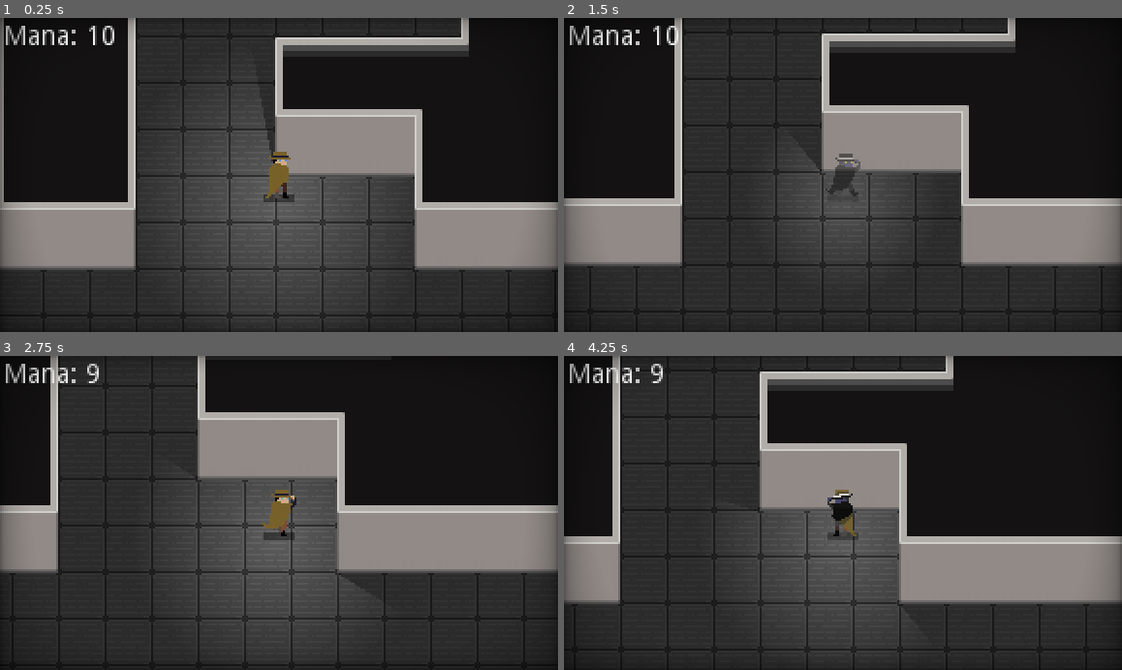
Above: before the commit, frames 1-4 (two rows, left to right).
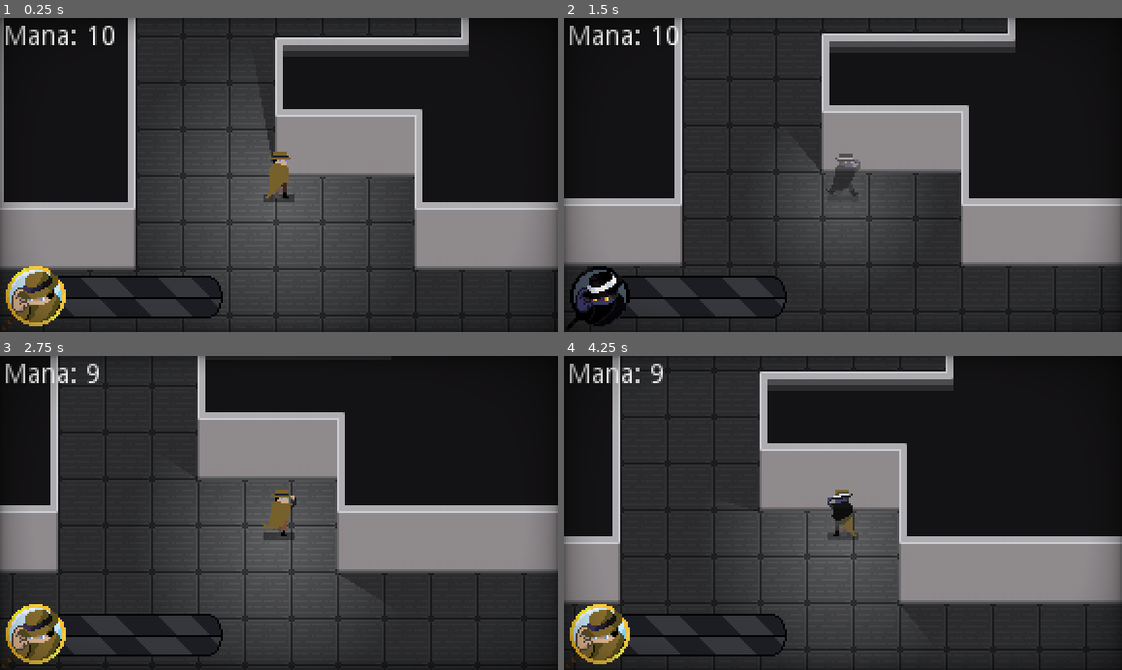
Above: after the commit, the same moments.

Repository: Cabidge/SGD1
Game: Godot game, scene res://assets/Main.tscn
Two runs of this game, one before a commit and one after it. Both use one fixed random seed, a clock stepped at 60 frames per second and the inputs below. The engine's default icon, where the game draws it, is replaced by a stand-in: a white triangle on a blue panel in a dark square.
Inputs (mouse positions are in pixels of both pictures, inside the frame that each line leads up to):
- Up to frame 1 (0.25 s): no input
- Up to frame 2 (1.5 s): tap Enter at 0.5 s; move the mouse to (965, 159) at 0.52 s; hold D (move_right) 0.53-1.28 s; hold Right mouse button (stealth) 0.53-1.28 s; move the mouse to (731, 190) at 1.27 s; hold S (move_down) from 1.28 s (still down); click (731, 190) at 1.35 s
- Up to frame 3 (2.75 s): right-click (167, 528) at 1.55 s; move the mouse to (334, 443) at 2.02 s; release S (move_down) at 2.03 s; hold D (move_right) from 2.03 s (still down); hold Right mouse button (stealth) from 2.03 s (still down)
- Up to frame 4 (4.25 s): move the mouse to (815, 575) at 2.77 s; release D (move_right) at 2.78 s; release Right mouse button (stealth) at 2.78 s; hold W (move_up) 2.78-3.53 s; right-click (815, 575) at 2.85 s; move the mouse to (1010, 560) at 3.52 s; press the mouse at (1010, 560) at 3.53 s; hold A (move_left) from 3.53 s (still down); right-click (1010, 560) at 3.8 s

The runs differ from the first frame. In frame 1, 2.6% of the frame differs, in the area x 0-40%, y 79-100%; in frame 2, 2.1%; in frame 3, 2.4%; in frame 4, 2.5%.

Commit message:
Created vitals bar with transitioning portrait.

Diff:
--- a/Player.gd
+++ b/Player.gd
@@ -2,9 +2,11 @@
 
 signal updated_health(new)
 signal updated_mana(new)
+signal updated_stealth(new)
 
 const MAX_HEALTH = 3
 const MAX_MANA = 10
+
 var health := MAX_HEALTH setget set_health
 var mana := MAX_MANA setget set_mana
 
@@ -19,3 +21,6 @@
 	if new != mana:
 		mana = new
 		emit_signal("updated_mana",mana)
+
+func update_stealth(stealth):
+	emit_signal("updated_stealth",stealth)
--- a/assets/Main.tscn
+++ b/assets/Main.tscn
@@ -1,10 +1,14 @@
-[gd_scene load_steps=40 format=2]
+[gd_scene load_steps=45 format=2]
 
 [ext_resource path="res://assets/player/Player.tscn" type="PackedScene" id=1]
 [ext_resource path="res://assets/tiles/Walls.png" type="Texture" id=2]
 [ext_resource path="res://assets/ui/UI.gd" type="Script" id=3]
 [ext_resource path="res://assets/tiles/Floor.png" type="Texture" id=4]
 [ext_resource path="res://shaders/crt_material.tres" type="Material" id=5]
+[ext_resource path="res://assets/ui/vitals/Portrait1.png" type="Texture" id=6]
+[ext_resource path="res://assets/ui/vitals/Portrait0.png" type="Texture" id=7]
+[ext_resource path="res://assets/ui/vitals/Vitals.gd" type="Script" id=8]
+[ext_resource path="res://assets/ui/vitals/VitalBar0.png" type="Texture" id=9]
 
 [sub_resource type="TileSet" id=1]
 0/name = "Floor.png 0"
@@ -240,6 +244,22 @@
 } ]
 0/z_index = 0
 
+[sub_resource type="Animation" id=35]
+resource_name = "Transition"
+length = 0.4
+tracks/0/type = "value"
+tracks/0/path = NodePath(".:value")
+tracks/0/interp = 1
+tracks/0/loop_wrap = true
+tracks/0/imported = false
+tracks/0/enabled = true
+tracks/0/keys = {
+"times": PoolRealArray( 0, 0.4 ),
+"transitions": PoolRealArray( -3.03143, -3.03143 ),
+"update": 0,
+"values": [ 0.0, 100.0 ]
+}
+
 [node name="Main" type="Node"]
 
 [node name="Floor" type="TileMap" parent="."]
@@ -283,14 +303,47 @@
 "_edit_use_anchors_": false
 }
 
+[node name="Vitals" type="Control" parent="CanvasLayer/UI"]
+margin_left = 1.0
+margin_top = 126.0
+margin_right = 116.0
+margin_bottom = 161.0
+script = ExtResource( 8 )
+
+[node name="Back" type="TextureRect" parent="CanvasLayer/UI/Vitals"]
+margin_left = 28.0
+margin_top = 6.0
+margin_right = 114.0
+margin_bottom = 46.0
+texture = ExtResource( 9 )
+__meta__ = {
+"_edit_use_anchors_": false
+}
+
+[node name="Portrait" type="TextureProgress" parent="CanvasLayer/UI/Vitals"]
+margin_right = 35.0
+margin_bottom = 35.0
+step = 0.01
+texture_under = ExtResource( 7 )
+texture_progress = ExtResource( 6 )
+fill_mode = 7
+radial_initial_angle = 45.0
+__meta__ = {
+"_edit_use_anchors_": false
+}
+
+[node name="AnimationPlayer" type="AnimationPlayer" parent="CanvasLayer/UI/Vitals/Portrait"]
+anims/Transition = SubResource( 35 )
+
 [node name="CRT" type="ColorRect" parent="CanvasLayer"]
 material = ExtResource( 5 )
 margin_right = 288.0
 margin_bottom = 162.0
 mouse_filter = 2
 __meta__ = {
+"_edit_lock_": true,
 "_edit_use_anchors_": false
 }
 
 [node name="ColorModule" type="CanvasModulate" parent="."]
-color = Color( 0.87451, 0.87451, 0.87451, 1 )
+color = Color( 0.862745, 0.87451, 0.913725, 1 )
--- a/assets/player/Player.gd
+++ b/assets/player/Player.gd
@@ -66,6 +66,8 @@
 		light_energy = DEFAULT_ENERGY
 		light_scale = DEFAULT_SCALE
 
+	Player.update_stealth(stealth)
+
 func parry():
 	set_flipped(get_global_mouse_position().x < position.x)
 	set_animation("parry")
--- /dev/null
+++ b/assets/ui/vitals/Vitals.gd
@@ -0,0 +1,12 @@
+extends Control
+
+onready var portrait_anim = $Portrait/AnimationPlayer
+
+func _ready():
+	Player.connect("updated_stealth",self,"_on_Player_updated_stealth")
+
+func _on_Player_updated_stealth(stealth):
+	if stealth:
+		portrait_anim.play("Transition")
+	else:
+		portrait_anim.play_backwards("Transition")
Binary file added: assets/ui/vitals/Portrait0.png
Not shown, added: assets/ui/vitals/Portrait0.png.import
Binary file added: assets/ui/vitals/Portrait1.png
Not shown, added: assets/ui/vitals/Portrait1.png.import
Binary file added: assets/ui/vitals/VitalBar0.png
Not shown, added: assets/ui/vitals/VitalBar0.png.import
Binary file added: assets/ui/vitals/VitalBar1.png
Not shown, added: assets/ui/vitals/VitalBar1.png.import
Binary file added: assets/ui/vitals/VitalBar2.png
Not shown, added: assets/ui/vitals/VitalBar2.png.import
Binary file added: assets/ui/vitals/VitalBar3.png
Not shown, added: assets/ui/vitals/VitalBar3.png.import
(and 2 more such lines)
